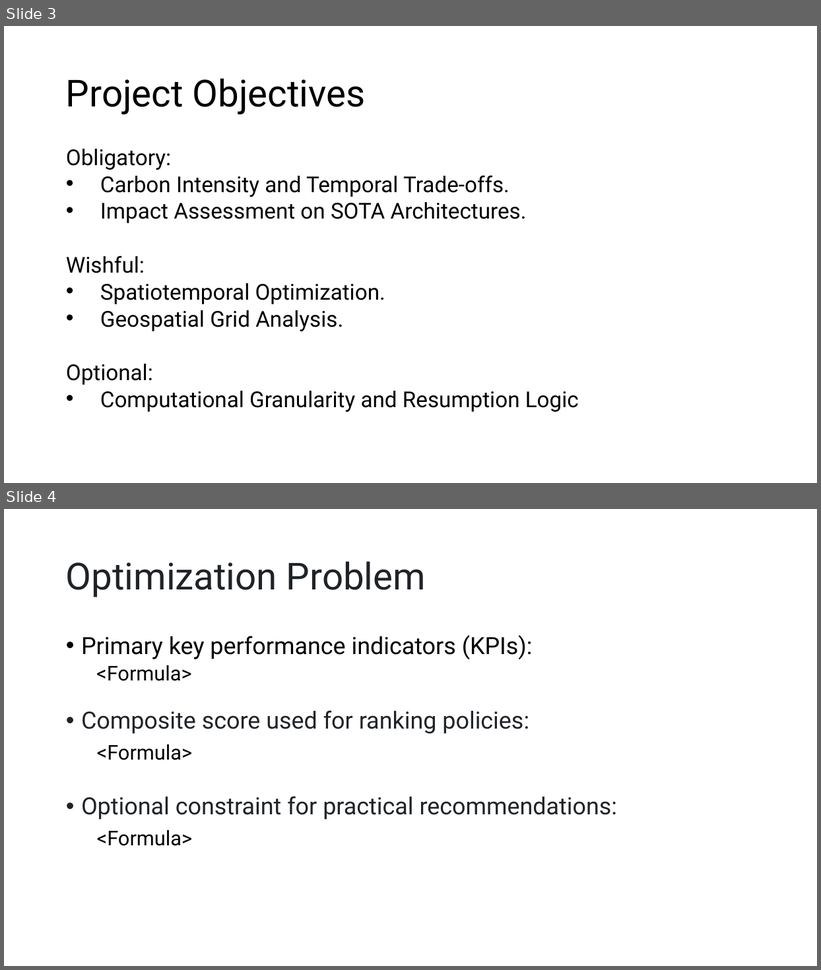
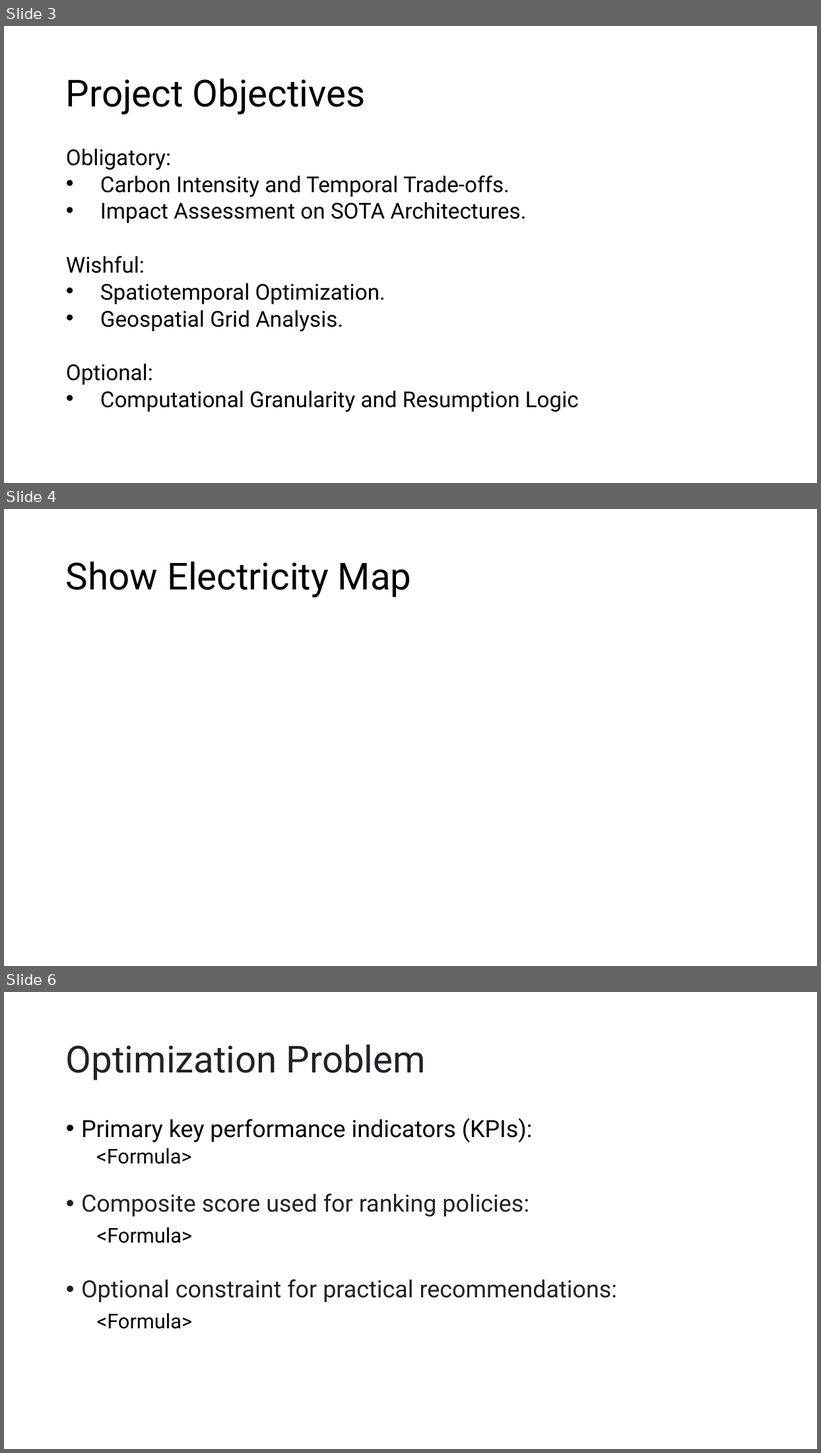
Before and after one commit to 404Simon/TheGreenEpoch, a slide deck: presentation/DraftSAMv1.pptx. Shown one above the other, each under a label of ours: slides 3 and 4 before the commit, slides 3, 4 and 6 after it; the slides between them are not shown. The pictures are 821x970 and 821x1453 pixels, drawn with LibreOffice and Linux fonts; fonts in the diff are those of the drawing. Boxes give left, top, right and bottom in pixels: in the first picture for what was removed or moved away, otherwise in the second. Text is boxed around its words. In the diff, an @@ line names an element or a change of style, - is before the commit and + after.

```diff
--- a/presentation/DraftSAMv1.pptx
+++ b/presentation/DraftSAMv1.pptx
@@ slide 4 added at (4, 509, 817, 966), background #FFFFFF @@
@@ title added at (66, 561, 412, 597), 44 pt, text #000000 @@
+Show Electricity Map
@@ what was slide 4 is now slide 6 @@
```
Also in this commit, not shown: 3 slides changed, 4 other slides added.
